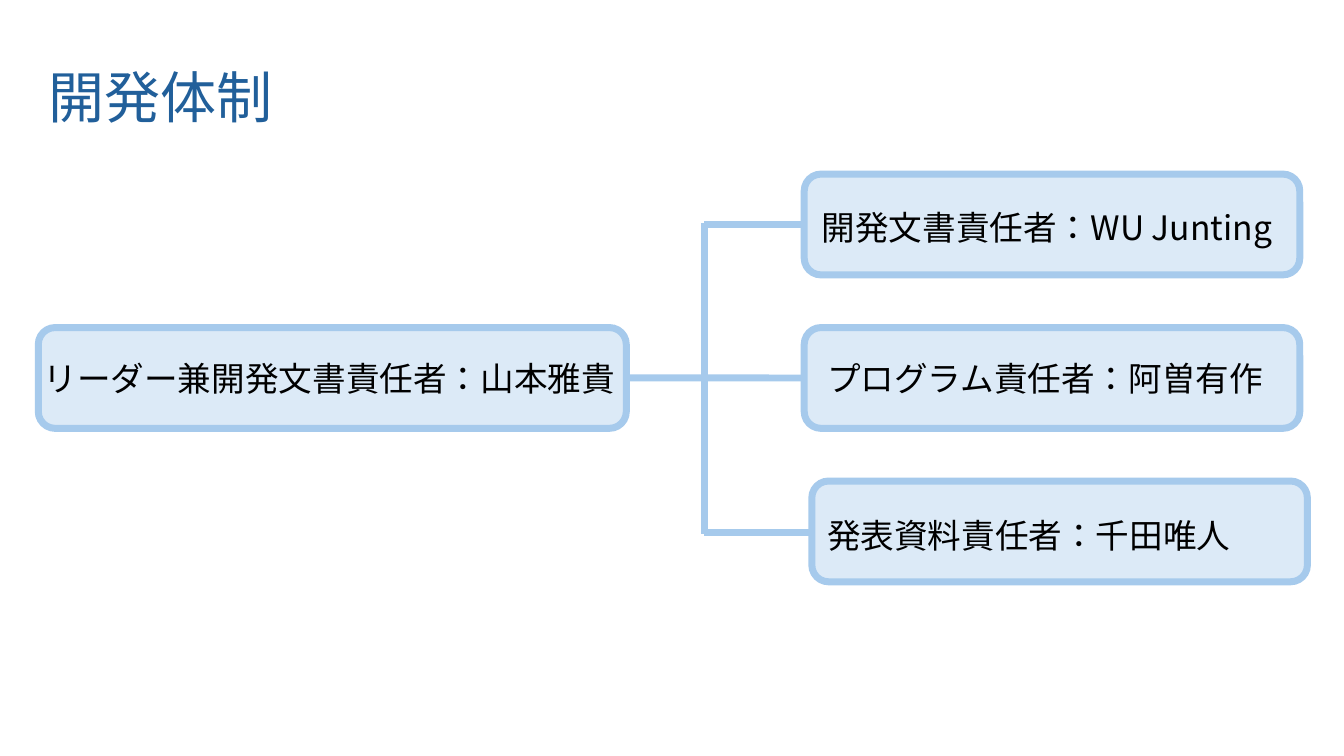
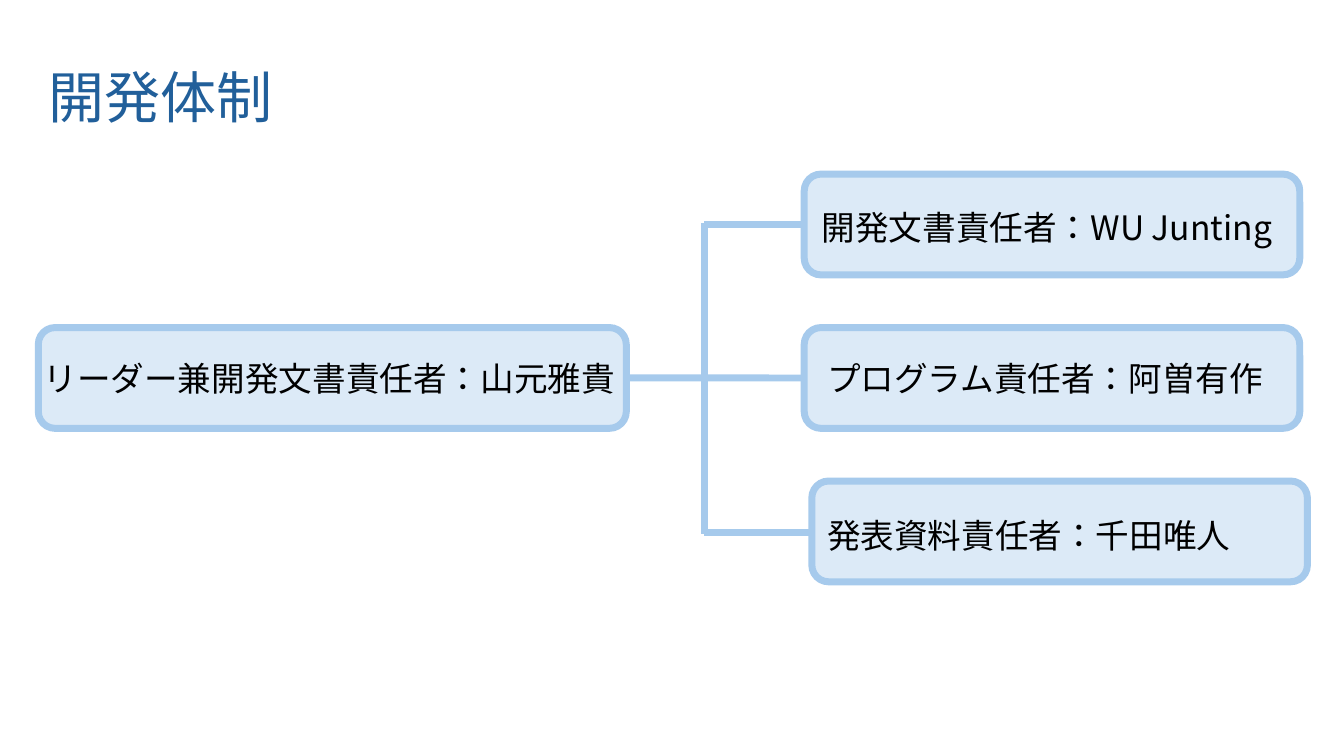
Before and after one commit to RUSAEXP12024/group15, a slide deck: slide 12 of 中間発表資料.pptx. Drawn at 1344x756 pixels with LibreOffice and Linux fonts; fonts in the diff are those of the drawing. Boxes give left, top, right and bottom in pixels: in the first picture for what was removed or moved away, otherwise in the second. Text is boxed around its words. In the diff, an @@ line names an element or a change of style, - is before the commit and + after.

```diff
--- a/中間発表資料.pptx
+++ b/中間発表資料.pptx
@@ text at [44,362,615,394]: text changed @@
-リーダー兼開発文書責任者：山本雅貴
+リーダー兼開発文書責任者：山元雅貴
```
